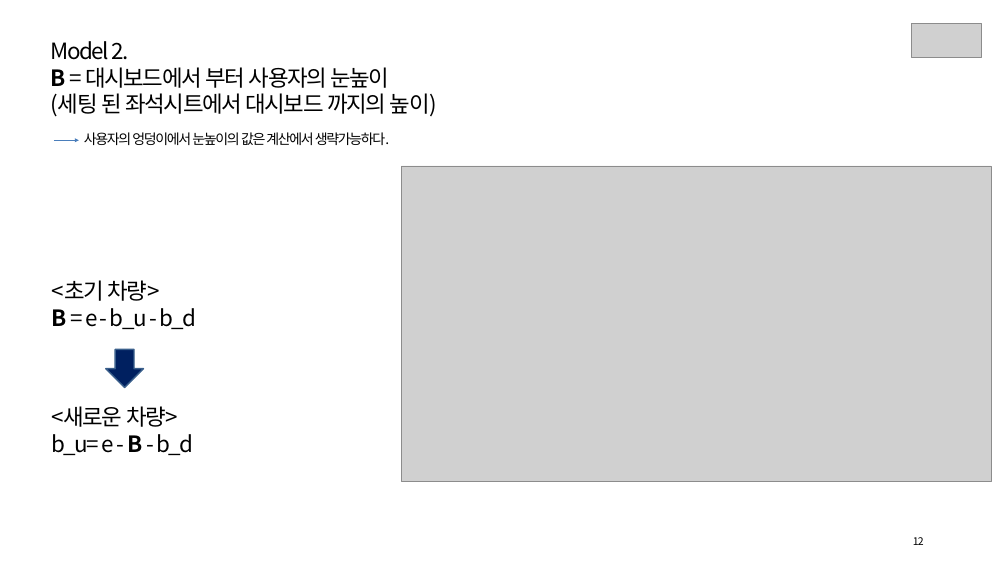
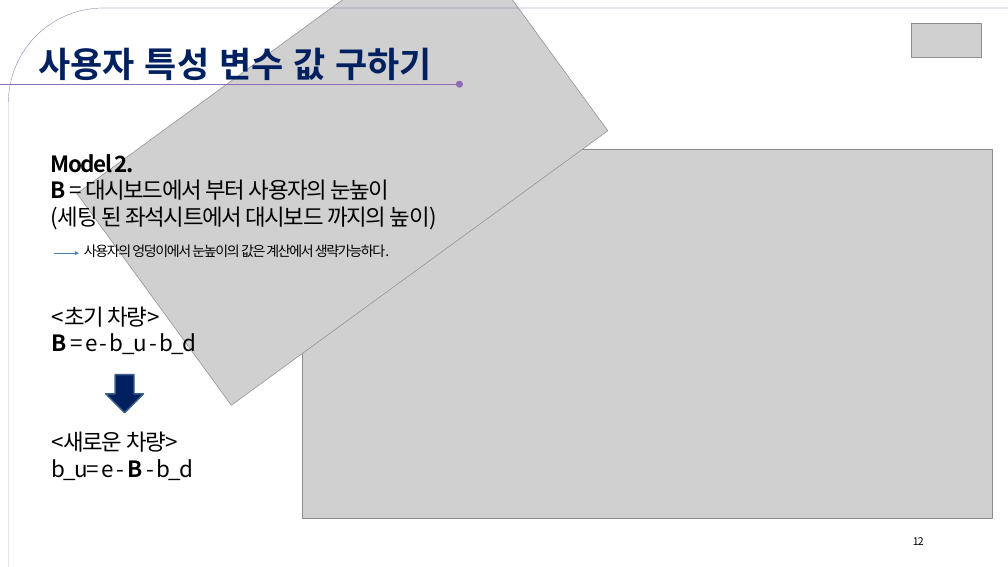
Before and after one commit to hyedinion/DrivePosition, a slide deck: slide 12 of SL_차량용어플리케이션아이디어_Hustar.pptx. Drawn at 1008x567 pixels with LibreOffice and Linux fonts; fonts in the diff are those of the drawing; grey boxes stand for pictures; background and template pictures are left out. Boxes give left, top, right and bottom in pixels: in the first picture for what was removed or moved away, otherwise in the second. Text is boxed around its words. In the diff, an @@ line names an element or a change of style, - is before the commit and + after.

```diff
--- a/SL_차량용어플리케이션아이디어_Hustar.pptx
+++ b/SL_차량용어플리케이션아이디어_Hustar.pptx
@@ round rect added at [9, 8, 1008, 567], outline #FFFFFF 0.25 pt @@
@@ picture added at [77, 0, 608, 406] @@
@@ text added at [39, 42, 432, 87], 50 pt, text #002060, bold @@
+사용자 특성 변수 값 구하기
@@ arrow added from (0, 84) to (460, 84), #906DB2 0.75 pt @@
@@ text "Model 2.": place and size @@
-text "Model 2." at [50, 41, 438, 117]
+text "Model 2." at [50, 149, 437, 231]
@@ text at [50, 149, 134, 177]: bold on in "Model 2." @@
@@ picture: place and size @@
-picture at [402, 166, 991, 481]
+picture at [302, 149, 992, 519]
@@ arrow moved from (54, 140) - (79, 140) to (54, 253) - (79, 253) @@
@@ text "사용자의 엉덩이에서 눈높이의 값은 계산에서 ..." rewrapped from [84, 132, 389, 145] to [84, 243, 389, 261] @@
@@ text "<초기 차량>" rewrapped from [52, 280, 196, 329] to [52, 302, 196, 357] @@
@@ down arrow: place and size @@
-down arrow at [106, 349, 144, 388]
+down arrow at [106, 374, 144, 413]
@@ text "<새로운 차량>": place and size @@
-text "<새로운 차량>" at [51, 406, 193, 455]
+text "<새로운 차량>" at [51, 431, 193, 480]
```
Also in this commit, not shown: 16 other slides changed, 1 slide added, 1 slide removed.
